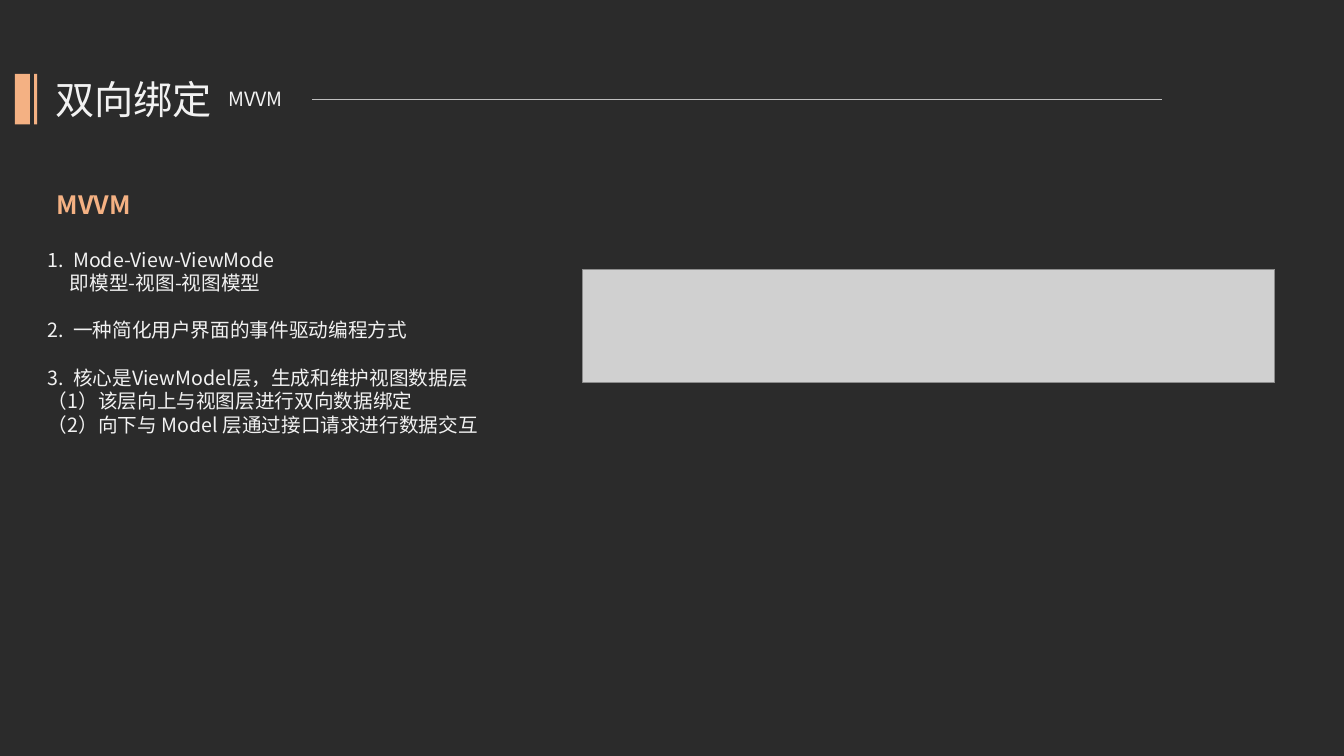
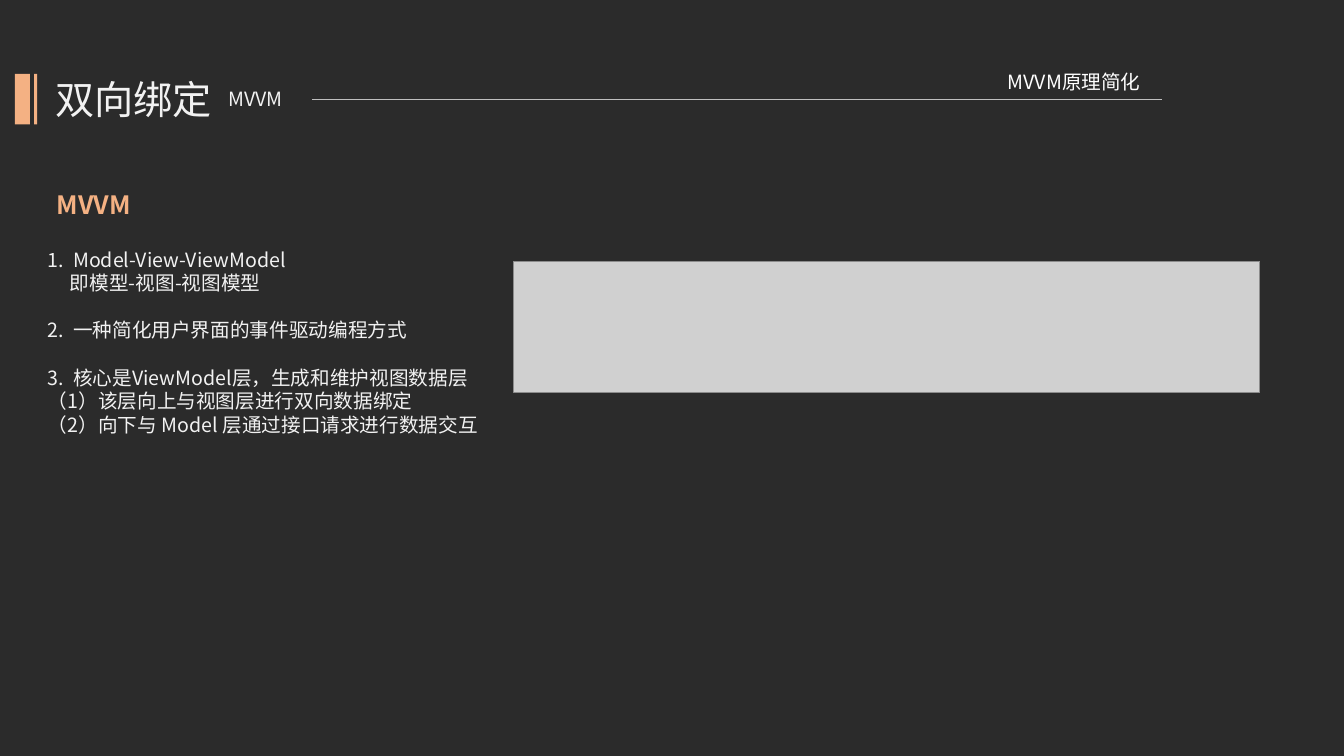
Before and after one commit to kcikkick/mvvm-demo, a slide deck: slide 5 of ppt/mvvm-demo.pptx (slide 4 before the commit). Drawn at 1344x756 pixels with LibreOffice and Linux fonts; fonts in the diff are those of the drawing; grey boxes stand for pictures; background and template pictures are left out; a plain dark background stands for a picture behind light text. Boxes give left, top, right and bottom in pixels: in the first picture for what was removed or moved away, otherwise in the second. Text is boxed around its words. In the diff, an @@ line names an element or a change of style, - is before the commit and + after.

```diff
--- a/ppt/mvvm-demo.pptx
+++ b/ppt/mvvm-demo.pptx
@@ text added at (1007,72,1140,91), 14 pt, text #FFFFFF @@
+MVVM原理简化
@@ text at (48,251,286,268): text changed @@
-1. Mode-View-ViewMode
+1. Model-View-ViewModel
@@ picture: place and size @@
-picture at (583,269,1274,382)
+picture at (513,261,1260,392)
```
Also in this commit, not shown: 18 other slides changed, 4 slides added, 4 slides removed, 1 other file.
